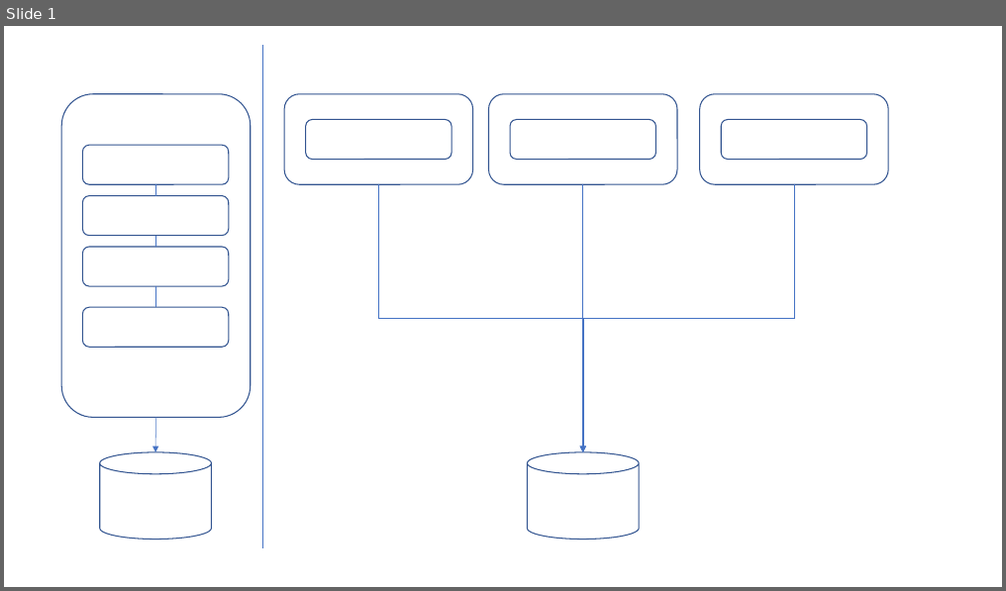
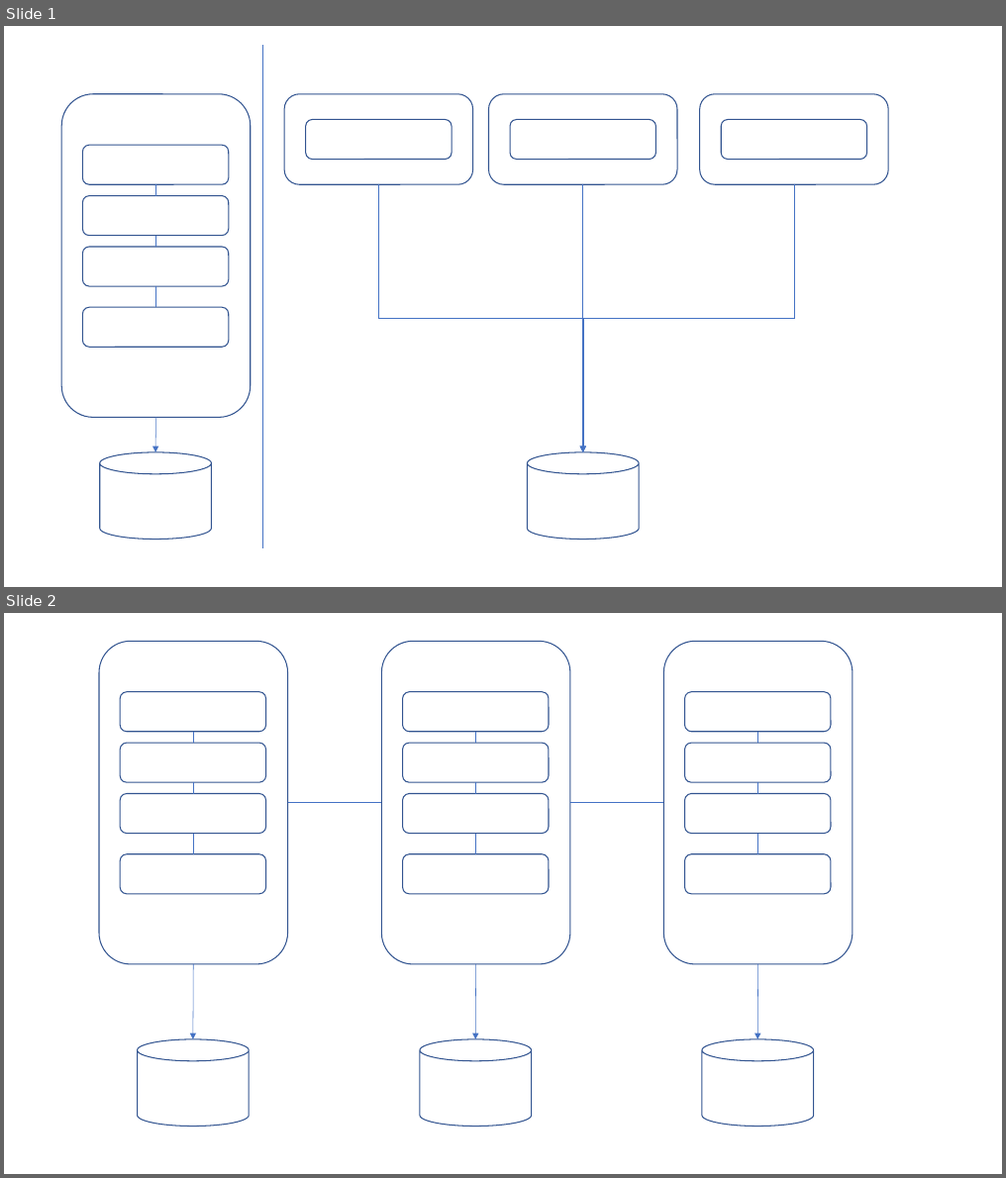
Before and after one commit to jsotoo/MicroservicesDemo, a slide deck: 01 - Microservices/01.1.pptx. Shown one above the other, each under a label of ours: slide 1 before the commit, slides 1 and 2 after it. The pictures are 1006x591 and 1006x1178 pixels, drawn with LibreOffice and Linux fonts; fonts in the diff are those of the drawing. Boxes give left, top, right and bottom in pixels: in the first picture for what was removed or moved away, otherwise in the second. Text is boxed around its words. In the diff, an @@ line names an element or a change of style, - is before the commit and + after.

```diff
--- a/01 - Microservices/01.1.pptx
+++ b/01 - Microservices/01.1.pptx
@@ slide 2 added at (x1=4, y1=613, x2=1002, y2=1174), background #FFFFFF @@
@@ rounded rectangle added at (x1=99, y1=641, x2=288, y2=964), outline #325491 1 pt @@
@@ rounded rectangle added at (x1=381, y1=641, x2=570, y2=964), outline #325491 1 pt @@
@@ rounded rectangle added at (x1=663, y1=641, x2=852, y2=964), outline #325491 1 pt @@
@@ rounded rectangle added at (x1=120, y1=691, x2=266, y2=731), outline #325491 1 pt @@
@@ rounded rectangle added at (x1=403, y1=691, x2=549, y2=731), outline #325491 1 pt @@
@@ rounded rectangle added at (x1=685, y1=691, x2=832, y2=731), outline #325491 1 pt @@
@@ line added from (193, 731) to (193, 743), #4472C4 0.5 pt @@
@@ line added from (475, 731) to (475, 743), #4472C4 0.5 pt @@
@@ line added from (757, 731) to (757, 743), #4472C4 0.5 pt @@
@@ rounded rectangle added at (x1=120, y1=743, x2=266, y2=782), outline #325491 1 pt @@
@@ rounded rectangle added at (x1=403, y1=743, x2=549, y2=782), outline #325491 1 pt @@
@@ rounded rectangle added at (x1=685, y1=743, x2=832, y2=782), outline #325491 1 pt @@
@@ line added from (193, 782) to (193, 793), #4472C4 0.5 pt @@
@@ line added from (475, 782) to (475, 793), #4472C4 0.5 pt @@
@@ line added from (757, 782) to (757, 793), #4472C4 0.5 pt @@
@@ rounded rectangle added at (x1=120, y1=793, x2=266, y2=833), outline #325491 1 pt @@
@@ line added from (288, 802) to (381, 802), #4472C4 0.5 pt @@
@@ rounded rectangle added at (x1=403, y1=793, x2=549, y2=833), outline #325491 1 pt @@
@@ line added from (570, 802) to (663, 802), #4472C4 0.5 pt @@
@@ rounded rectangle added at (x1=685, y1=793, x2=832, y2=833), outline #325491 1 pt @@
@@ line added from (193, 833) to (193, 854), #4472C4 0.5 pt @@
@@ line added from (475, 833) to (475, 854), #4472C4 0.5 pt @@
@@ line added from (757, 833) to (757, 854), #4472C4 0.5 pt @@
@@ rounded rectangle added at (x1=120, y1=854, x2=266, y2=894), outline #325491 1 pt @@
@@ rounded rectangle added at (x1=403, y1=854, x2=549, y2=894), outline #325491 1 pt @@
@@ rounded rectangle added at (x1=685, y1=854, x2=832, y2=894), outline #325491 1 pt @@
@@ arrow added from (193, 964) to (193, 1040), #4472C4 0.5 pt @@
@@ arrow added from (475, 964) to (475, 1040), #4472C4 0.5 pt @@
@@ arrow added from (757, 964) to (757, 1040), #4472C4 0.5 pt @@
@@ cylinder added at (x1=138, y1=1040, x2=249, y2=1127), outline #325491 1 pt @@
@@ cylinder added at (x1=420, y1=1040, x2=531, y2=1127), outline #325491 1 pt @@
@@ cylinder added at (x1=702, y1=1040, x2=813, y2=1127), outline #325491 1 pt @@
```
Also in this commit, not shown: 1 slide changed, 1 other slide added, 1 slide removed, 3 other files.
